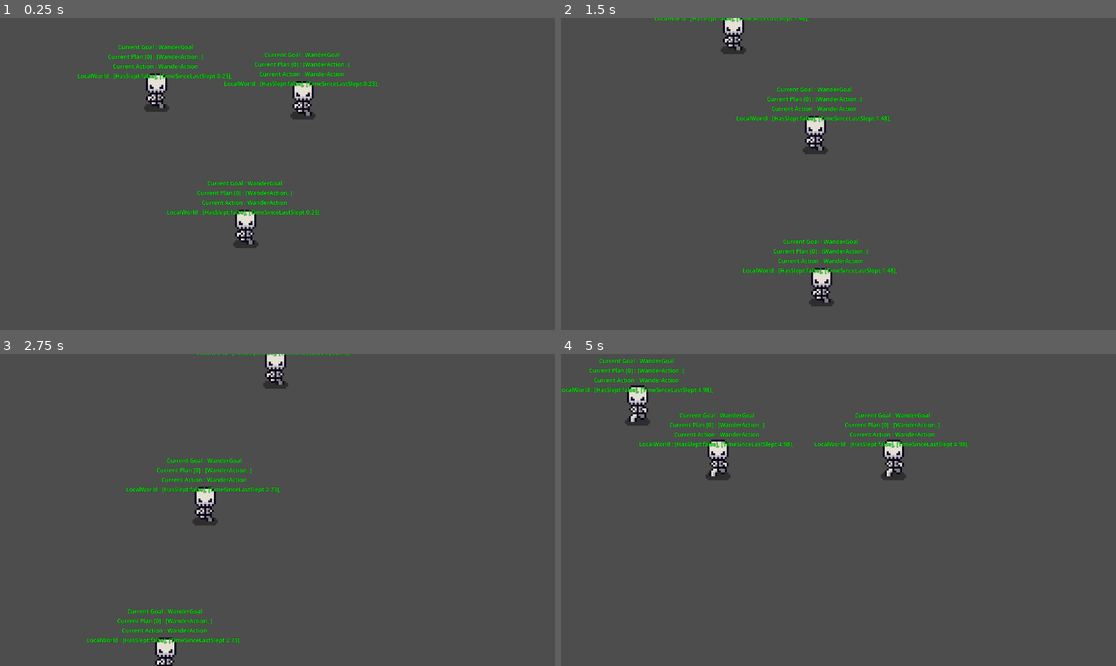
Above: before the commit, frames 1-4 (two rows, left to right).
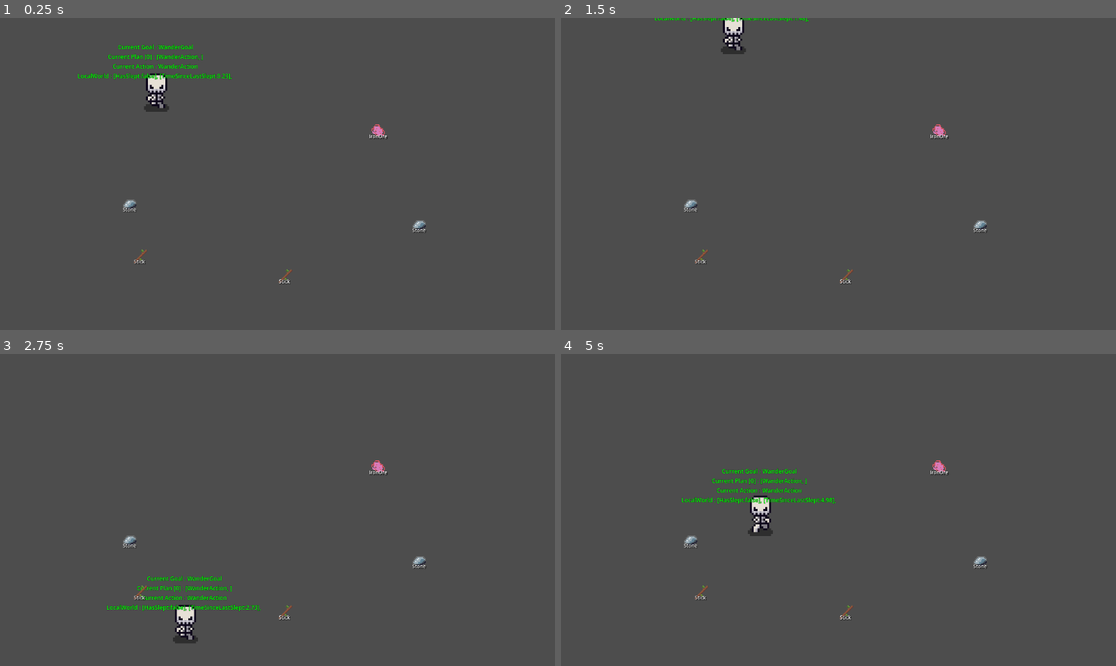
Above: after the commit, the same moments.

Repository: ROKAMETISM/GoalOrientedActionPlanningPractice1
Game: Godot game, scene res://Main/main.tscn
Same seed, same stepped clock (60 frames per second), same inputs: the game is played once before the commit and once after it.
Inputs:
- Up to frame 1 (0.25 s): no input
- Up to frame 2 (1.5 s): no input
- Up to frame 3 (2.75 s): no input
- Up to frame 4 (5 s): no input

The runs differ from the first frame. In frame 1, 2.4% of the frame differs, in the area x 22-77%, y 10-86%; in frame 2, 2.4%; in frame 3, 3.6%; in frame 4, 4.5%, in the area x 0-77%, y 1-86%.

Commit message:
Implement Item resource and Pickup scene

Diff:
--- a/FSM/fsm.gd
+++ b/FSM/fsm.gd
@@ -45,7 +45,7 @@
 				transition.new_state.exit()
 	state_updated.emit(_current_states)
 
-func str__current_states()->String:
+func str_current_states()->String:
 	var _output:=""
 	for state_element in _current_states:
 		_output += state_element.get_state_name()
--- a/GOAP/goap_planner.gd
+++ b/GOAP/goap_planner.gd
@@ -6,15 +6,15 @@
 	_actions = actions
 
 
-func get_plan(goal: Goal, world_state : LocalWorld)->Plan:
+func get_plan(goal: Goal, local_world : LocalWorld)->Plan:
 	var plan  = Plan.new()
 	var desired_state : Dictionary = goal.get_desired_state().duplicate()
 	if desired_state.is_empty():
 		return plan
-	return _find_best_plan(desired_state, world_state)
+	return _find_best_plan(desired_state, local_world)
 
 
-func _find_best_plan(desired_state : Dictionary, world_state : LocalWorld)->Plan:
+func _find_best_plan(desired_state : Dictionary, local_world : LocalWorld)->Plan:
   # goal is set as root action. It does feel weird
   # but the code is simpler this way.
 	var root := PlanNode.new()
@@ -22,9 +22,9 @@
 
   # build plans will populate root with children.
   # In case it doesn't find a valid path, it will return false.
-	if _build_plan_tree(root, world_state):
+	if _build_plan_tree(root, local_world):
 		root.print_tree()
-		var plans = _transform_tree_into_array(root, world_state)
+		var plans = _transform_tree_into_array(root, local_world)
 		return _get_cheapest_plan(plans)
 	return Plan.new()
 
@@ -57,13 +57,13 @@
 # Be aware that for simplicity, the current implementation is not protected from
 # circular dependencies. This is easy to implement though.
 #
-func _build_plan_tree(root : PlanNode, world_state : LocalWorld)->bool:
+func _build_plan_tree(root : PlanNode, local_world : LocalWorld)->bool:
 	var has_followup = false
 	# each node in the graph has it's own desired state.
 	var state : Dictionary = root.duplicate_desired_state()
-	# checks if the world_state contains data that can
+	# checks if the local_world contains data that can
 	# satisfy the current state.
-	_erase_matching_state(state, world_state._state)
+	_erase_matching_state(state, local_world.get_states())
 
   # if the state is empty, it means this branch already
   # found the solution, so it doesn't need to look for
@@ -88,15 +88,15 @@
 		# adds actions pre-conditions to the desired state
 		var preconditions = action.get_preconditions()
 		desired_state.merge(preconditions)
-		var s := PlanNode.new()
-		s.set_node(action, desired_state)
+		var child_node := PlanNode.new()
+		child_node.set_node(action, desired_state)
 		# if desired state is empty, it means this action
 		# can be included in the graph.
 		# if it's not empty, _build_plan_tree is called again (recursively) so
 		# it can try to find actions to satisfy this current state. In case
 		# it can't find anything, this action won't be included in the graph.
-		if desired_state.is_empty() or _build_plan_tree(s, world_state):
-			root.add_child_node(s)
+		if desired_state.is_empty() or _build_plan_tree(child_node, local_world):
+			root.add_child_node(child_node)
 			has_followup = true
 
 	return has_followup
@@ -116,24 +116,24 @@
 #
 # Returns list of plans.
 #
-func _transform_tree_into_array(root:PlanNode, world_state : LocalWorld) -> Array[Plan]:
+func _transform_tree_into_array(root:PlanNode, local_world : LocalWorld) -> Array[Plan]:
 	var plans : Array[Plan] = []
 	var action : Action = root.get_action()
 	if root.get_children().size() == 0:
 		var plan = Plan.new()
 		if action:
-			plan.init([action], [action.get_cost(world_state._state)])
+			plan.init([action], [action.get_cost(local_world._state)])
 		plans.append(plan)
 		return plans
 	var child_nodes := root.get_children()
 	for node : PlanNode in child_nodes:
-		var sub_plans : Array[Plan] = _transform_tree_into_array(node, world_state)
+		var sub_plans : Array[Plan] = _transform_tree_into_array(node, local_world)
 		for child_plan in sub_plans:
 			plans.append(child_plan)
 			if action == null:
 				continue
 			if action.has_method("get_cost"):
-				child_plan.append(action, action.get_cost(world_state._state))
+				child_plan.append(action, action.get_cost(local_world._state))
 	return plans
 
 
--- a/GOAP/local_world.gd
+++ b/GOAP/local_world.gd
@@ -5,6 +5,11 @@
 
 func get_state(state_name : String, default = null):
 	return _state.get(state_name, default)
+
+
+func get_states()->Dictionary:
+	return _state.duplicate()
+
 
 func set_state(state_name:String, value)->void:
 	_state[state_name] = value
--- /dev/null
+++ b/Items/data/iron_ore.tres
@@ -0,0 +1,10 @@
+[gd_resource type="Resource" script_class="Item" load_steps=3 format=3 uid="uid://pm3va3nt8rfm"]
+
+[ext_resource type="Script" uid="uid://cauer7nverqof" path="res://Items/item.gd" id="1_hpktn"]
+[ext_resource type="Texture2D" uid="uid://suknhbbiucqx" path="res://Assets/Sprites/sprite_iron_ore.png" id="1_lnk3r"]
+
+[resource]
+script = ExtResource("1_hpktn")
+name = "IronOre"
+in_world_texture = ExtResource("1_lnk3r")
+metadata/_custom_type_script = "uid://cauer7nverqof"
--- /dev/null
+++ b/Items/data/stick.tres
@@ -0,0 +1,10 @@
+[gd_resource type="Resource" script_class="Item" load_steps=3 format=3 uid="uid://cnsuhw8e4qaof"]
+
+[ext_resource type="Texture2D" uid="uid://k8tgwawgjojh" path="res://Assets/Sprites/sprite_stick.png" id="1_2fp31"]
+[ext_resource type="Script" uid="uid://cauer7nverqof" path="res://Items/item.gd" id="1_ndjvw"]
+
+[resource]
+script = ExtResource("1_ndjvw")
+name = "Stick"
+in_world_texture = ExtResource("1_2fp31")
+metadata/_custom_type_script = "uid://cauer7nverqof"
--- /dev/null
+++ b/Items/data/stone.tres
@@ -0,0 +1,10 @@
+[gd_resource type="Resource" script_class="Item" load_steps=3 format=3 uid="uid://xxjmeogmth2x"]
+
+[ext_resource type="Texture2D" uid="uid://xut4j66qgqhf" path="res://Assets/Sprites/sprite_stone.png" id="1_ddm0q"]
+[ext_resource type="Script" uid="uid://cauer7nverqof" path="res://Items/item.gd" id="1_u6jfi"]
+
+[resource]
+script = ExtResource("1_u6jfi")
+name = "Stone"
+in_world_texture = ExtResource("1_ddm0q")
+metadata/_custom_type_script = "uid://cauer7nverqof"
--- /dev/null
+++ b/Items/item.gd
@@ -0,0 +1,4 @@
+class_name Item extends Resource
+
+@export var name : String
+@export var in_world_texture : Texture2D
--- /dev/null
+++ b/Items/pickup.gd
@@ -0,0 +1,13 @@
+extends Area2D
+
+@export var item_data : Item
+
+@onready var sprite : Sprite2D = $Sprite2D
+@onready var label : Label = $Label
+
+func _ready() -> void:
+	if not item_data:
+		queue_free()
+		return
+	sprite.texture = item_data.in_world_texture
+	label.text = item_data.name
--- /dev/null
+++ b/Items/pickup.tscn
@@ -0,0 +1,33 @@
+[gd_scene load_steps=4 format=3 uid="uid://6t2e6nc4cj8s"]
+
+[ext_resource type="Script" uid="uid://bnx5dgf1oyo11" path="res://Items/pickup.gd" id="1_xevvu"]
+
+[sub_resource type="CircleShape2D" id="CircleShape2D_xevvu"]
+radius = 16.0
+
+[sub_resource type="LabelSettings" id="LabelSettings_xevvu"]
+font_size = 10
+shadow_color = Color(0, 0, 0, 1)
+
+[node name="Pickup" type="Area2D"]
+script = ExtResource("1_xevvu")
+
+[node name="Sprite2D" type="Sprite2D" parent="."]
+scale = Vector2(2, 2)
+
+[node name="CollisionShape2D" type="CollisionShape2D" parent="."]
+shape = SubResource("CircleShape2D_xevvu")
+
+[node name="Label" type="Label" parent="."]
+anchors_preset = 5
+anchor_left = 0.5
+anchor_right = 0.5
+offset_left = -34.0
+offset_top = 4.0
+offset_right = 34.0
+offset_bottom = 18.0
+grow_horizontal = 2
+text = "text"
+label_settings = SubResource("LabelSettings_xevvu")
+horizontal_alignment = 1
+vertical_alignment = 1
--- a/Main/main.tscn
+++ b/Main/main.tscn
@@ -1,7 +1,11 @@
-[gd_scene load_steps=3 format=3 uid="uid://wmt72i1k7bnu"]
+[gd_scene load_steps=7 format=3 uid="uid://wmt72i1k7bnu"]
 
 [ext_resource type="Script" uid="uid://dtl47ht3hcln3" path="res://Main/main.gd" id="1_2w1kt"]
 [ext_resource type="PackedScene" uid="uid://cw85fxnssrgap" path="res://Entities/TestEntity/test_entity.tscn" id="2_2w1kt"]
+[ext_resource type="PackedScene" uid="uid://6t2e6nc4cj8s" path="res://Items/pickup.tscn" id="3_eunhr"]
+[ext_resource type="Resource" uid="uid://xxjmeogmth2x" path="res://Items/data/stone.tres" id="4_k3v36"]
+[ext_resource type="Resource" uid="uid://cnsuhw8e4qaof" path="res://Items/data/stick.tres" id="5_k3v36"]
+[ext_resource type="Resource" uid="uid://pm3va3nt8rfm" path="res://Items/data/iron_ore.tres" id="5_liyct"]
 
 [node name="Main" type="Node2D"]
 script = ExtResource("1_2w1kt")
@@ -9,8 +13,22 @@
 [node name="TestEntity" parent="." instance=ExtResource("2_2w1kt")]
 position = Vector2(317, 180)
 
-[node name="TestEntity2" parent="." instance=ExtResource("2_2w1kt")]
-position = Vector2(645, 162)
+[node name="Pickup" parent="." instance=ExtResource("3_eunhr")]
+position = Vector2(870, 430)
+item_data = ExtResource("4_k3v36")
 
-[node name="TestEntity3" parent="." instance=ExtResource("2_2w1kt")]
-position = Vector2(503, 421)
+[node name="Pickup2" parent="." instance=ExtResource("3_eunhr")]
+position = Vector2(785, 235)
+item_data = ExtResource("5_liyct")
+
+[node name="Pickup3" parent="." instance=ExtResource("3_eunhr")]
+position = Vector2(269, 387)
+item_data = ExtResource("4_k3v36")
+
+[node name="Pickup4" parent="." instance=ExtResource("3_eunhr")]
+position = Vector2(591, 536)
+item_data = ExtResource("5_k3v36")
+
+[node name="Pickup5" parent="." instance=ExtResource("3_eunhr")]
+position = Vector2(290, 495)
+item_data = ExtResource("5_k3v36")
Binary file added: Assets/Sprites/sprite_iron_ore.png
Not shown, added: Assets/Sprites/sprite_iron_ore.png.import
Binary file added: Assets/Sprites/sprite_stick.png
Not shown, added: Assets/Sprites/sprite_stick.png.import
Binary file added: Assets/Sprites/sprite_stone.png
Not shown, added: Assets/Sprites/sprite_stone.png.import
Not shown, added: Items/item.gd.uid
Not shown, added: Items/pickup.gd.uid
